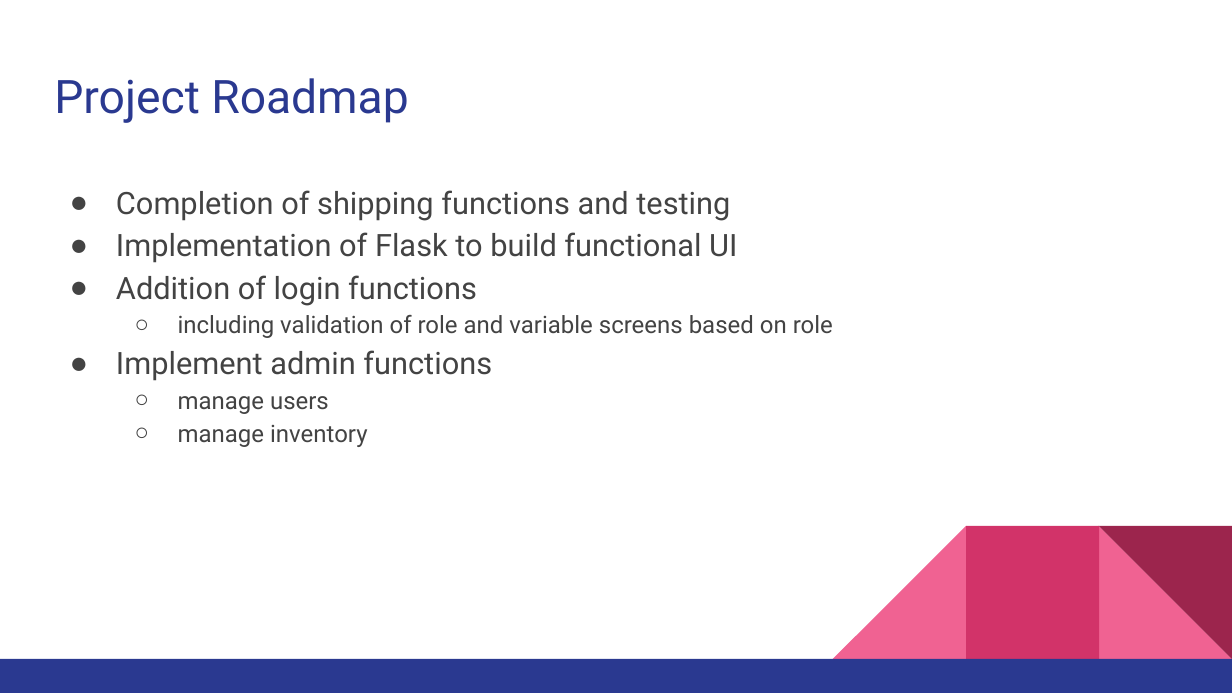
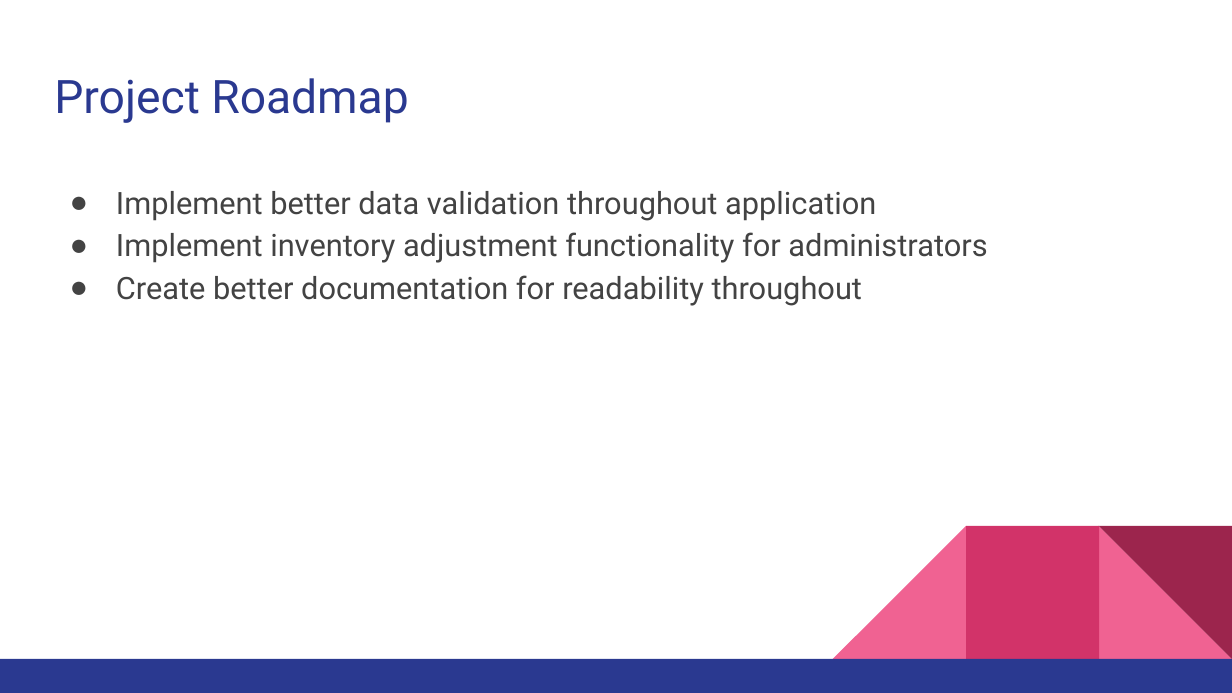
Before and after one commit to jfulkersoniu/INFO_C450_WMS, a slide deck: slide 5 of INFOC450_WMS_Presentation.pptx. Drawn at 1232x693 pixels with LibreOffice and Linux fonts; fonts in the diff are those of the drawing. Boxes give left, top, right and bottom in pixels: in the first picture for what was removed or moved away, otherwise in the second. Text is boxed around its words. In the diff, an @@ line names an element or a change of style, - is before the commit and + after.

```diff
--- a/INFOC450_WMS_Presentation.pptx
+++ b/INFOC450_WMS_Presentation.pptx
@@ text at [116, 191, 987, 306]: text changed @@
-● Completion of shipping functions and testing
-● Implementation of Flask to build functional UI
-● Addition of login functions
-  ○ including validation of role and variable screens based on role
-● Implement admin functions
-  ○ manage users
-  ○ manage inventory
+● Implement better data validation throughout application
+● Implement inventory adjustment functionality for administrators
+● Create better documentation for readability throughout
```
Also in this commit, not shown: 1 other slide changed, 1 other file.
